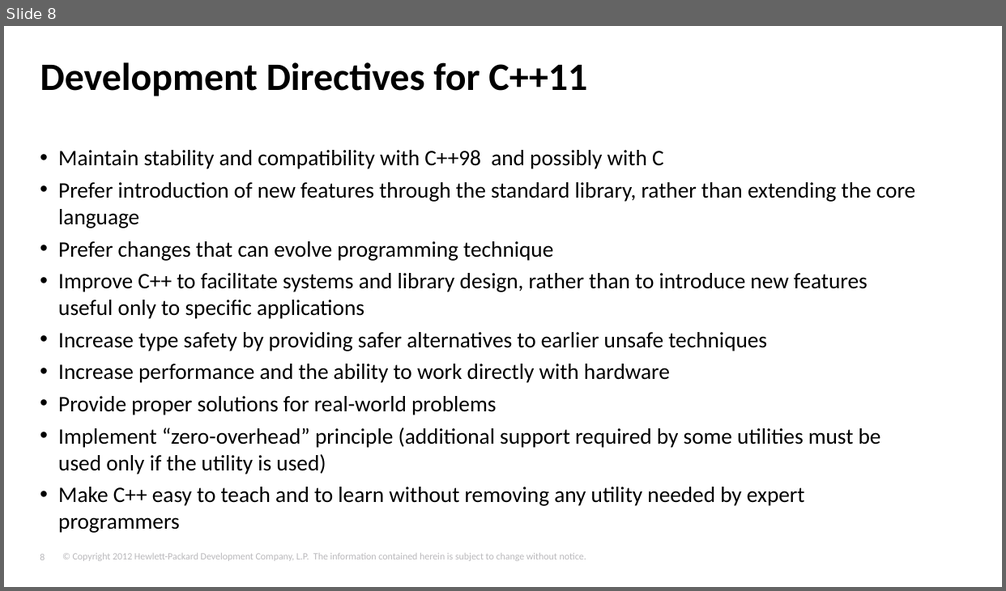
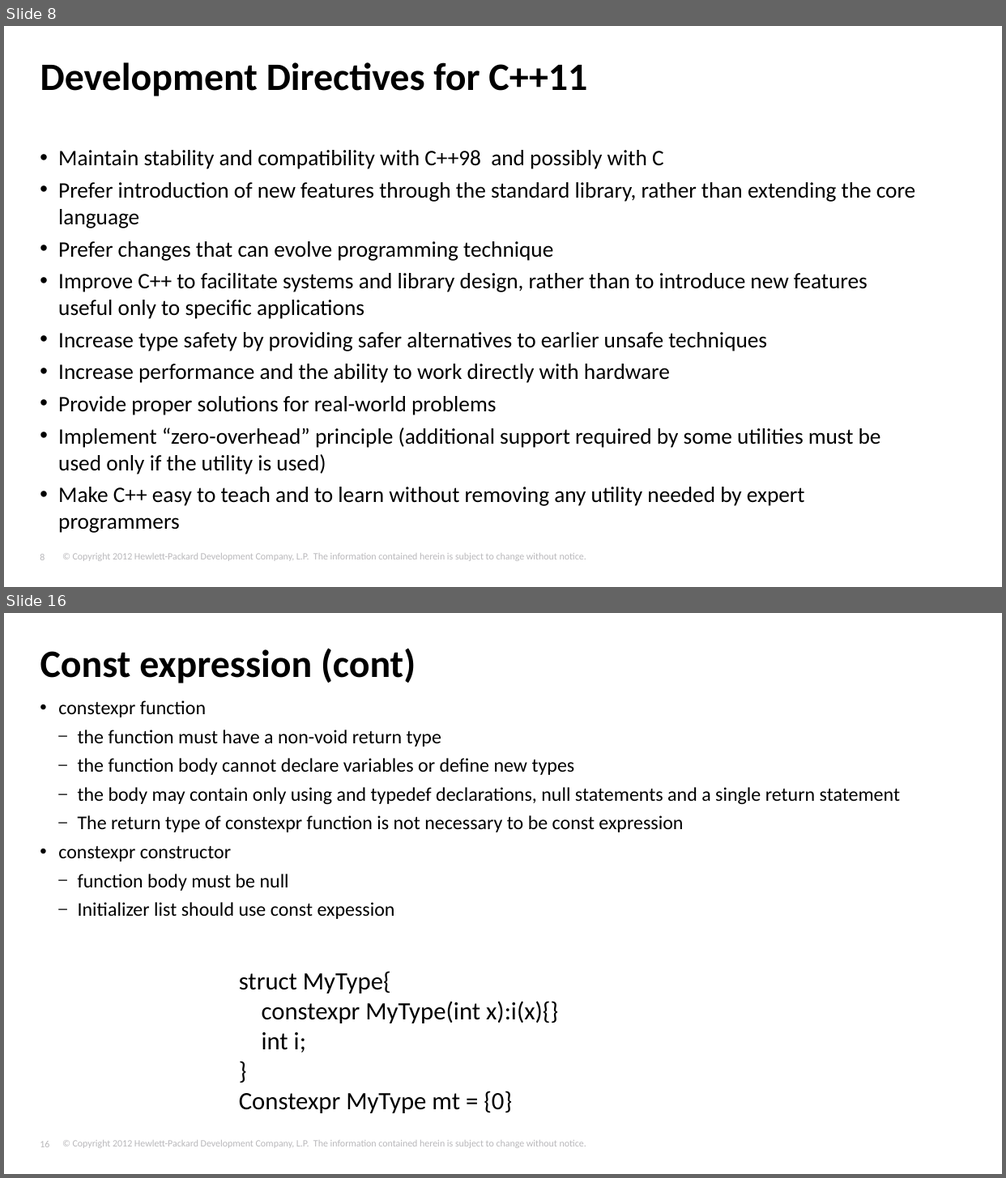
Before and after one commit to tjliupeng/CPP11, a slide deck: C++11.pptx. Shown one above the other, each under a label of ours: slide 8 before the commit, slides 8 and 16 after it; the slides between them are not shown. The pictures are 1006x591 and 1006x1178 pixels, drawn with LibreOffice and Linux fonts; fonts in the diff are those of the drawing; background and template pictures are left out. Boxes give left, top, right and bottom in pixels: in the first picture for what was removed or moved away, otherwise in the second. Text is boxed around its words. In the diff, an @@ line names an element or a change of style, - is before the commit and + after.

```diff
--- a/C++11.pptx
+++ b/C++11.pptx
@@ slide 16 added at box(4, 613, 1002, 1174), background #FFFFFF; not listed: 2 template elements that a slide beside it also shows @@
@@ title added at box(40, 648, 415, 683), 28 pt, text #000000, bold @@
+Const expression (cont)
@@ text added at box(58, 700, 900, 919), 14 pt, text #000000 @@
+• constexpr function
+  – the function must have a non-void return type
+  – the function body cannot declare variables or define new types
+  – the body may contain only using and typedef declarations, null statements and a single return statement
+  – The return type of constexpr function is not necessary to be const expression
+• constexpr constructor
+  – function body must be null
+  – Initializer list should use const expession
@@ text added at box(239, 971, 558, 1114), 18 pt, text #000000 @@
+struct MyType{
+constexpr MyType(int x):i(x){}
+int i;
+}
+Constexpr MyType mt = {0}
```
Also in this commit, not shown: 7 slides changed, 45 other slides added, 15 slides removed, 1 other file.
